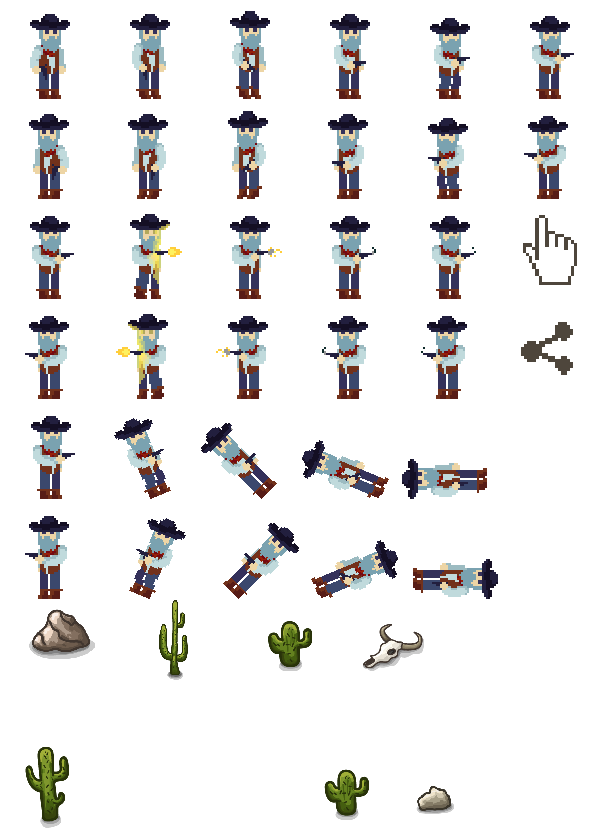
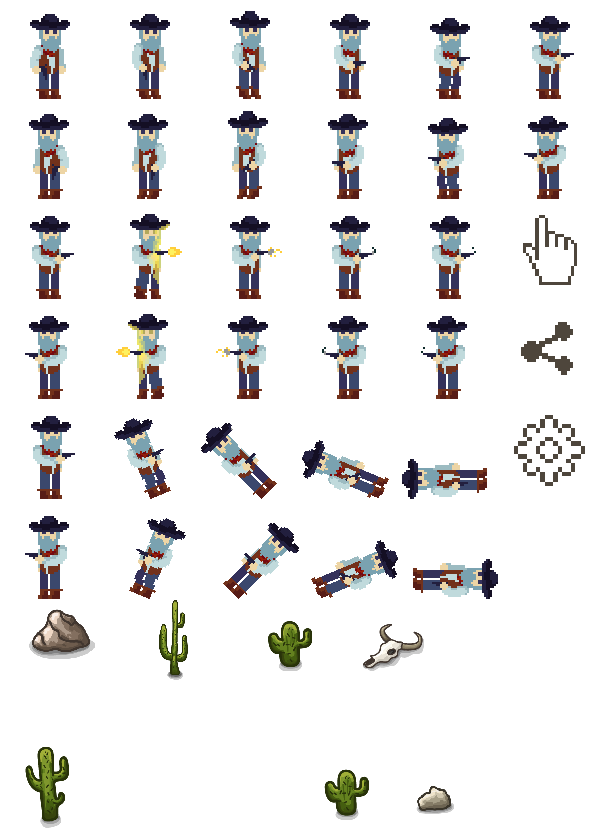
Revision of a layered 600px x 829px image; what changed, layer by layer:
added layer "2758641-200.png" above "background" over bbox(514, 415, 585, 486)
